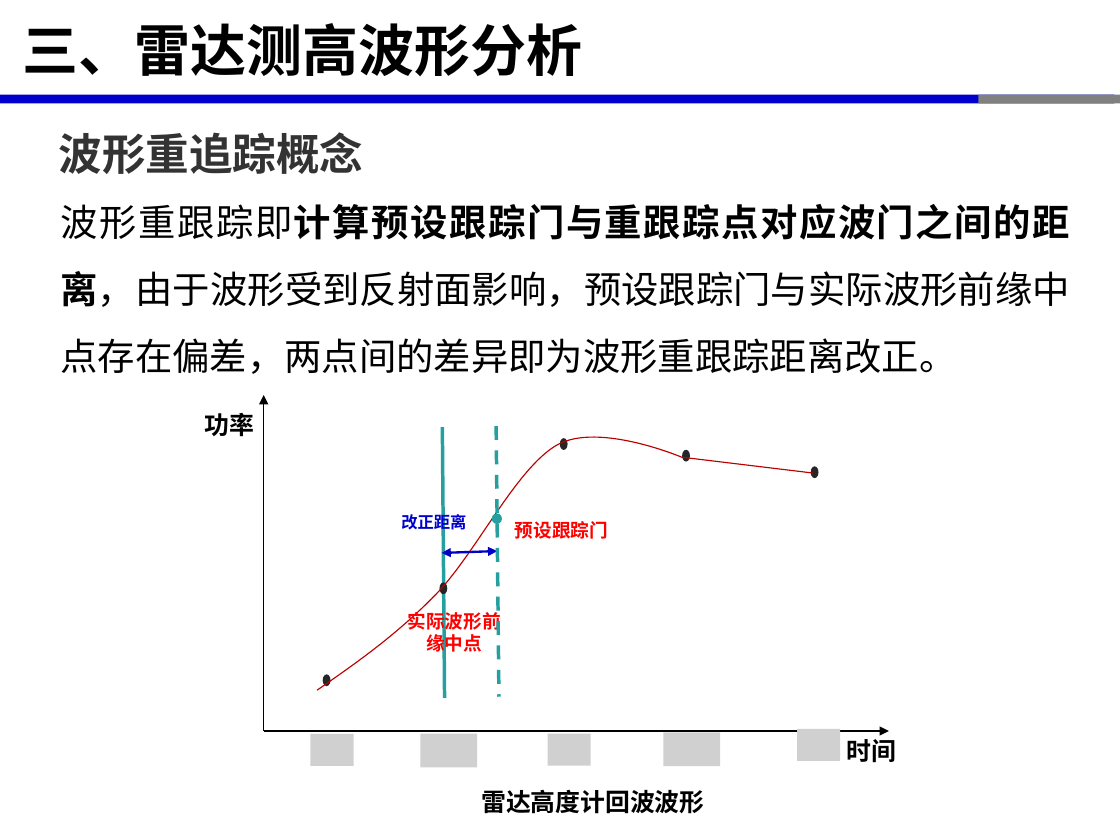
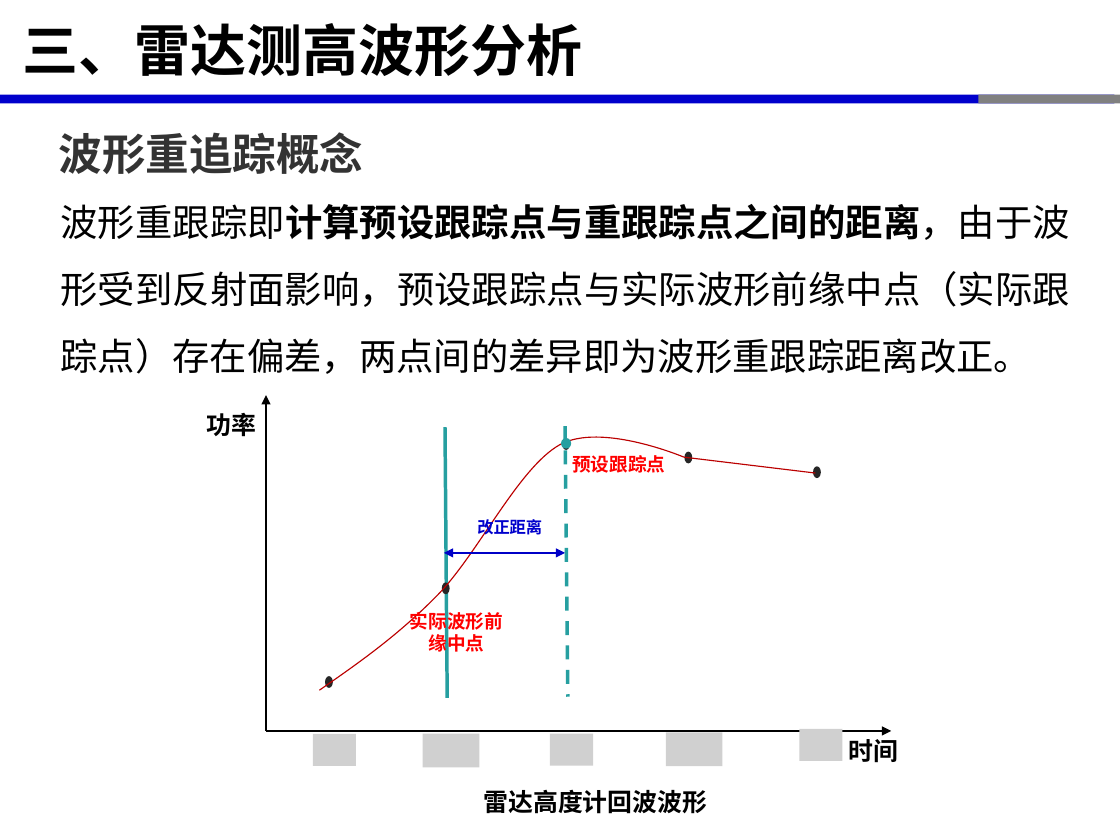
Before and after one commit to xinluo2018/satellite-altimetry-course, a slide deck: slide 21 of 第2章-星载雷达测高原理-2学时/第2章-星载雷达测高原理-2学时.pptx (slide 22 before the commit). Drawn at 1120x840 pixels with LibreOffice and Linux fonts; fonts in the diff are those of the drawing; grey boxes stand for pictures. Boxes give left, top, right and bottom in pixels: in the first picture for what was removed or moved away, otherwise in the second. Text is boxed around its words. In the diff, an @@ line names an element or a change of style, - is before the commit and + after.

```diff
--- a/第2章-星载雷达测高原理-2学时/第2章-星载雷达测高原理-2学时.pptx
+++ b/第2章-星载雷达测高原理-2学时/第2章-星载雷达测高原理-2学时.pptx
@@ text at (x1=61, y1=204, x2=1070, y2=374): text changed @@
-波形重跟踪即计算预设跟踪门与重跟踪点对应波门之间的距离，由于波形受到反射面影响，预设跟踪门与实际波形前缘中点存在偏差，两点间的差异即为波形重跟踪距离改正。
+波形重跟踪即计算预设跟踪点与重跟踪点之间的距离，由于波形受到反射面影响，预设跟踪点与实际波形前缘中点（实际跟踪点）存在偏差，两点间的差异即为波形重跟踪距离改正。
@@ 2 arrows, 1 picture moved together from (x1=263, y1=395, x2=889, y2=766) to (x1=267, y1=395, x2=892, y2=766) @@
@@ freeform shape at (x1=319, y1=437, x2=815, y2=690): outline redrawn @@
@@ ellipse moved from (x1=492, y1=513, x2=502, y2=523) to (x1=561, y1=438, x2=571, y2=448) @@
@@ line moved from (496, 426) - (498, 697) to (566, 426) - (568, 697) @@
@@ text at (x1=572, y1=455, x2=665, y2=473): text changed @@
-预设跟踪门
+预设跟踪点
@@ text "改正距离" moved from (x1=401, y1=512, x2=466, y2=534) to (x1=477, y1=517, x2=542, y2=539) @@
@@ double arrow moved from (441, 553) - (497, 551) to (444, 553) - (566, 553) @@
```
Also in this commit, not shown: 12 other slides changed, 2 slides removed, 2 other files.
